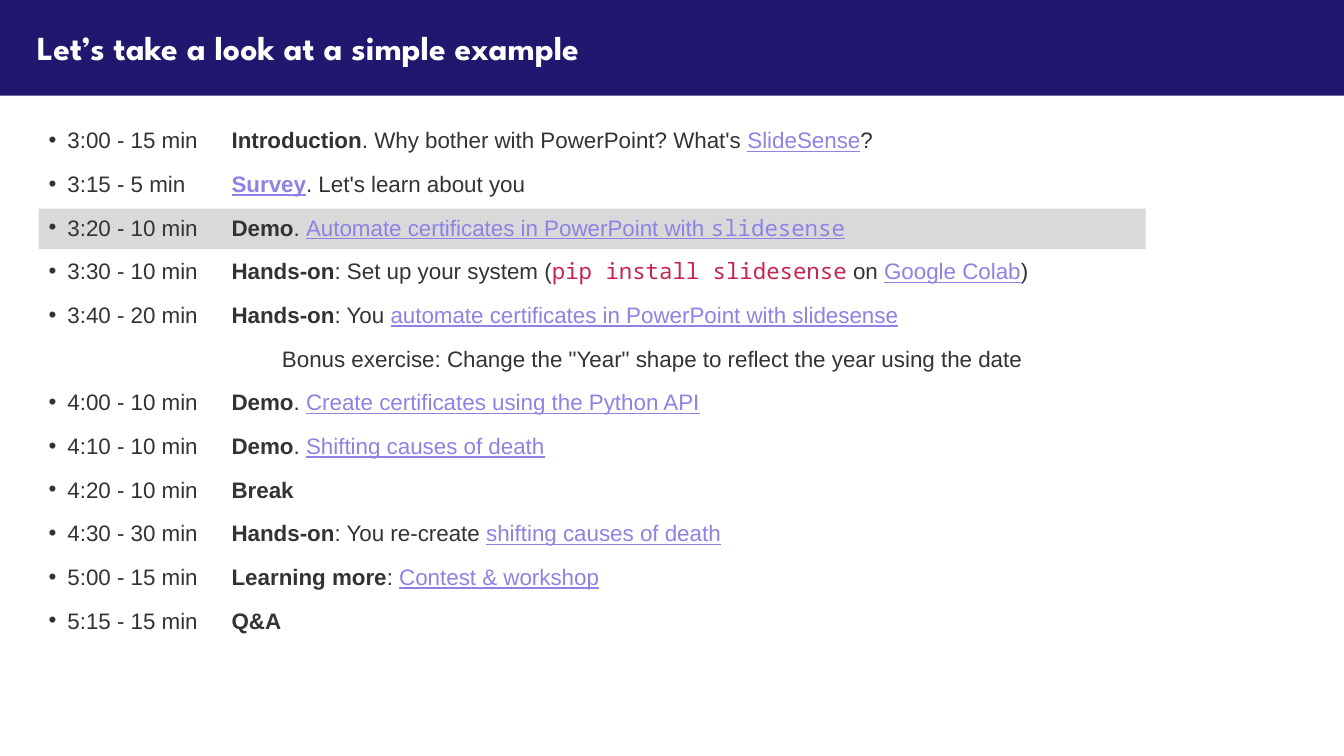
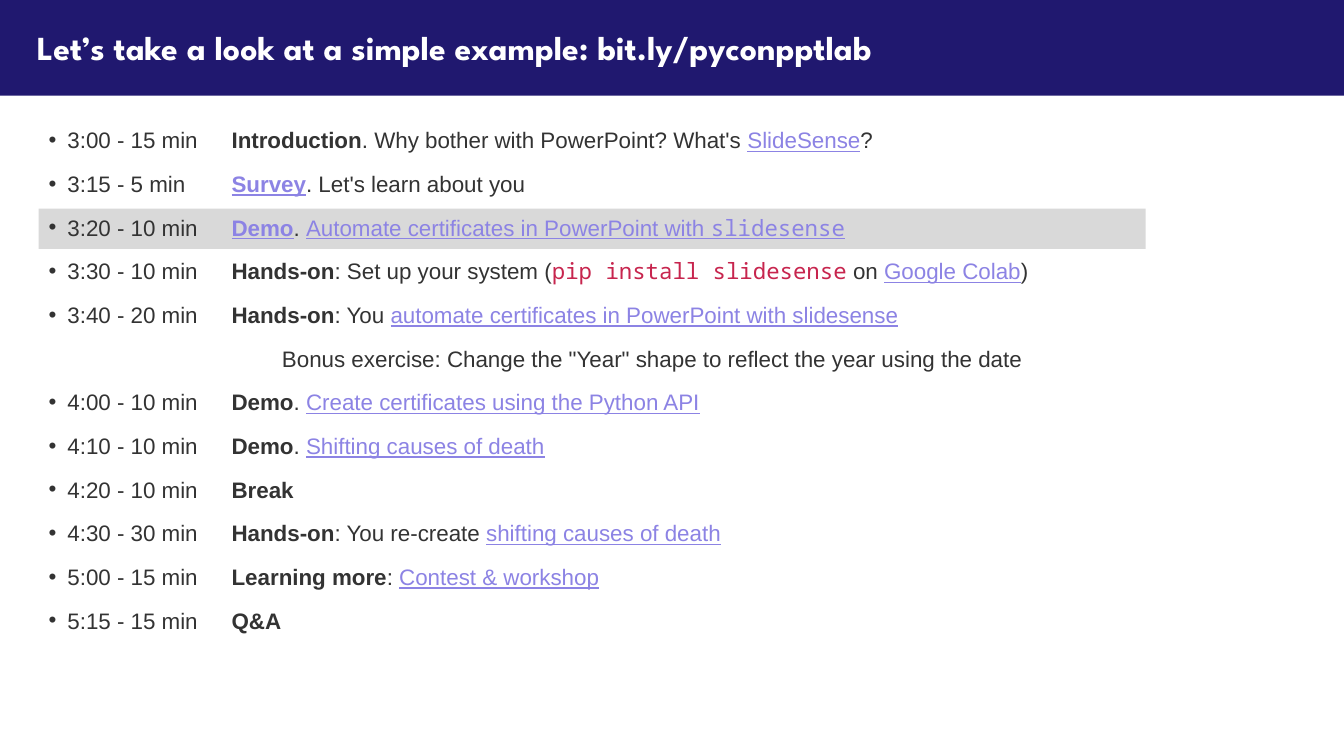
Before and after one commit to sanand0/pyconindia2020, a slide deck: slide 12 of animating-powerpoint-with-data.pptx (slide 11 before the commit). Drawn at 1344x756 pixels with LibreOffice and Linux fonts; fonts in the diff are those of the drawing; background and template pictures are left out. Boxes give left, top, right and bottom in pixels: in the first picture for what was removed or moved away, otherwise in the second. Text is boxed around its words. In the diff, an @@ line names an element or a change of style, - is before the commit and + after.

```diff
--- a/animating-powerpoint-with-data.pptx
+++ b/animating-powerpoint-with-data.pptx
@@ title at (37, 37, 871, 67): text changed @@
-Let’s take a look at a simple example
+Let’s take a look at a simple example: bit.ly/pyconpptlab
@@ text at (67, 219, 845, 239): text colour #333333 to #8C83E4, underline on in "Demo." @@
```
Also in this commit, not shown: 1 other slide changed, 1 slide added.
